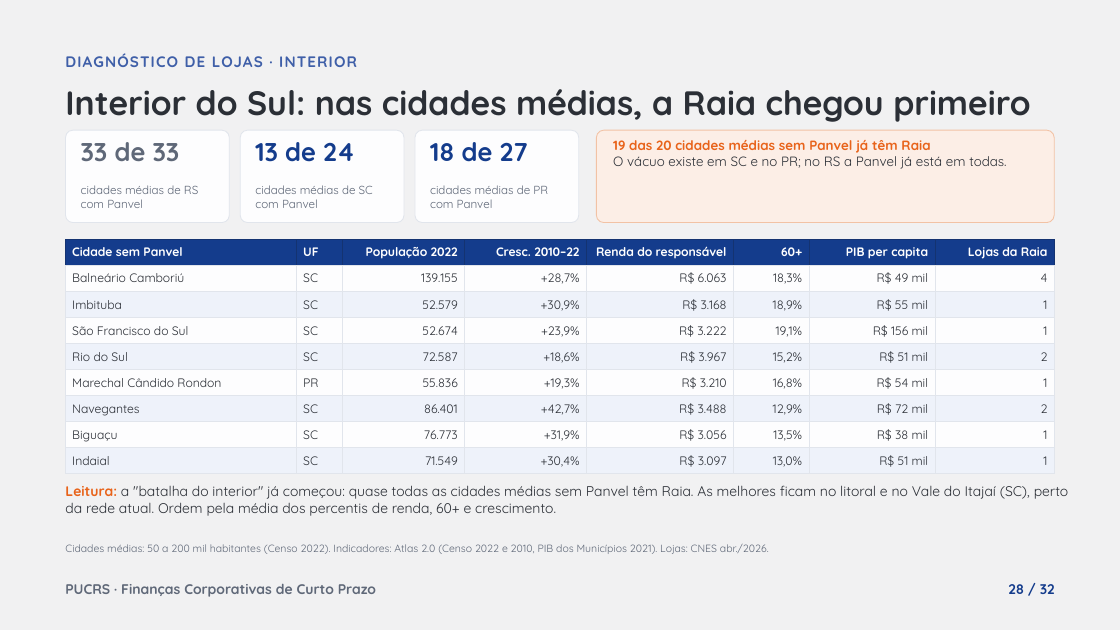
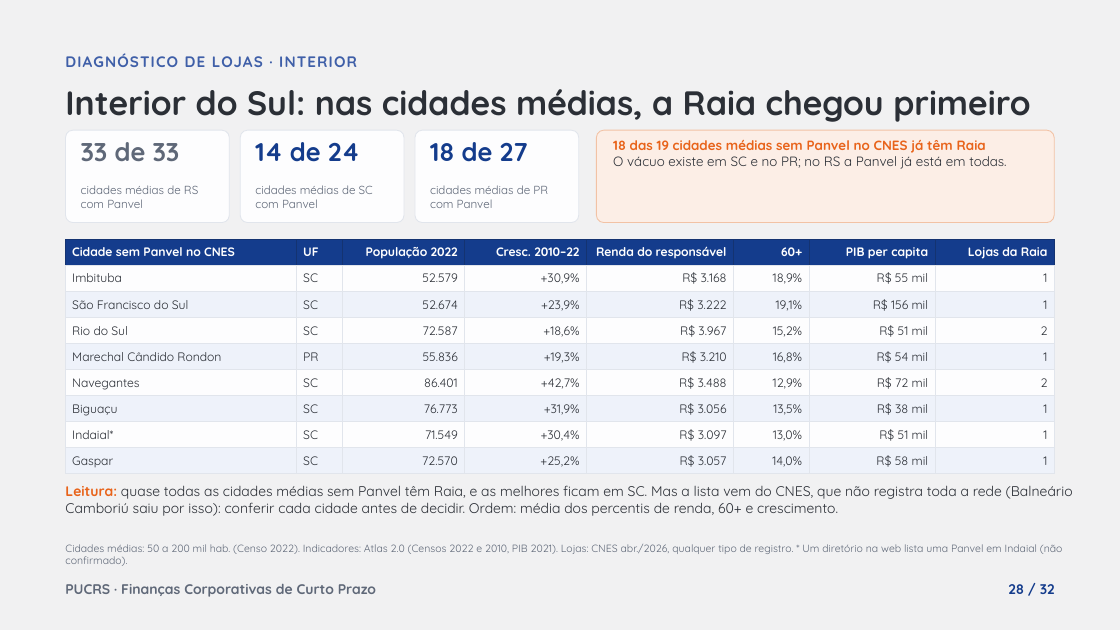
Before and after one commit to pedromartinilehn/DesenvolvimentoEconomico, a slide deck: slide 28 of farmacias/entrega2/Panvel_Entrega2_e_Diagnostico_de_Lojas.pptx. Drawn at 1120x630 pixels with LibreOffice and Linux fonts; fonts in the diff are those of the drawing. Boxes give left, top, right and bottom in pixels: in the first picture for what was removed or moved away, otherwise in the second. Text is boxed around its words. In the diff, an @@ line names an element or a change of style, - is before the commit and + after.

```diff
--- a/farmacias/entrega2/Panvel_Entrega2_e_Diagnostico_de_Lojas.pptx
+++ b/farmacias/entrega2/Panvel_Entrega2_e_Diagnostico_de_Lojas.pptx
@@ text at (x1=255, y1=142, x2=360, y2=162): text changed @@
-13 de 24
+14 de 24
@@ text at (x1=613, y1=140, x2=986, y2=153): text changed @@
-19 das 20 cidades médias sem Panvel já têm Raia
+18 das 19 cidades médias sem Panvel no CNES já têm Raia
@@ table at (x1=66, y1=239, x2=1054, y2=474) @@
-row 1: Cidade sem Panvel | UF | População 2022 | Cresc. 2010–22 | Renda do responsável | 60+ | PIB per capita | Lojas da Raia
-row 2: Balneário Camboriú | SC | 139.155 | +28,7% | R$ 6.063 | 18,3% | R$ 49 mil | 4
+row 1: Cidade sem Panvel no CNES | UF | População 2022 | Cresc. 2010–22 | Renda do responsável | 60+ | PIB per capita | Lojas da Raia
-row 9: Indaial | SC | 71.549 | +30,4% | R$ 3.097 | 13,0% | R$ 51 mil | 1
+row 8: Indaial* | SC | 71.549 | +30,4% | R$ 3.097 | 13,0% | R$ 51 mil | 1
+row 9: Gaspar | SC | 72.570 | +25,2% | R$ 3.057 | 14,0% | R$ 58 mil | 1
@@ text at (x1=65, y1=485, x2=1073, y2=516): text changed @@
-Leitura: a "batalha do interior" já começou: quase todas as cidades médias sem Panvel têm Raia. As melhores ficam no litoral e no Vale do Itajaí (SC), perto da rede atual. Ordem pela média dos percentis de renda, 60+ e crescimento.
+Leitura: quase todas as cidades médias sem Panvel têm Raia, e as melhores ficam em SC. Mas a lista vem do CNES, que não registra toda a rede (Balneário Camboriú saiu por isso): conferir cada cidade antes de decidir. Ordem: média dos percentis de renda, 60+ e crescimento.
@@ text at (x1=65, y1=544, x2=1063, y2=566): text changed @@
-Cidades médias: 50 a 200 mil habitantes (Censo 2022). Indicadores: Atlas 2.0 (Censo 2022 e 2010, PIB dos Municípios 2021). Lojas: CNES abr./2026.
+Cidades médias: 50 a 200 mil hab. (Censo 2022). Indicadores: Atlas 2.0 (Censos 2022 e 2010, PIB 2021). Lojas: CNES abr./2026, qualquer tipo de registro. * Um diretório na web lista uma Panvel em Indaial (não confirmado).
```
Also in this commit, not shown: 5 other slides changed, 17 other files.
